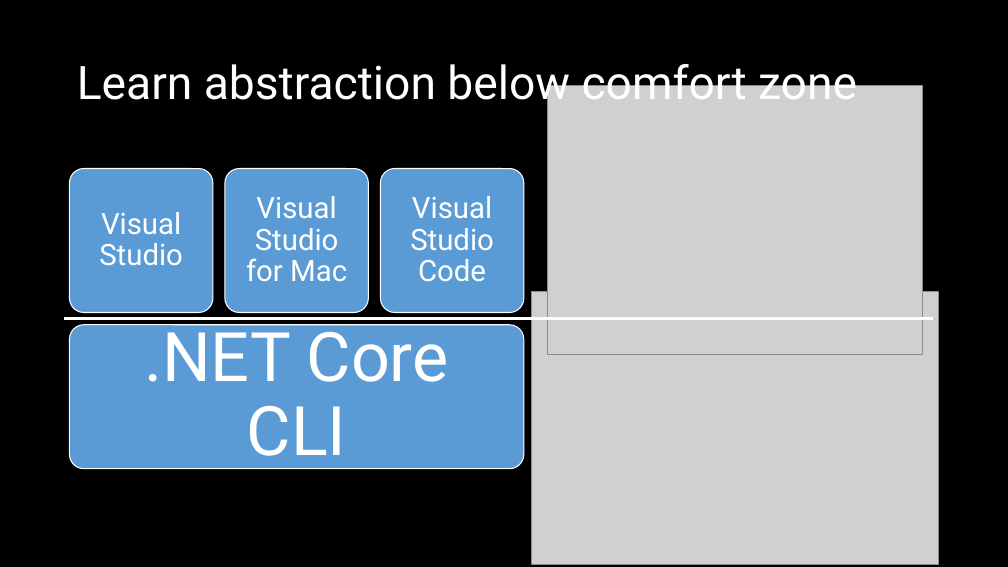
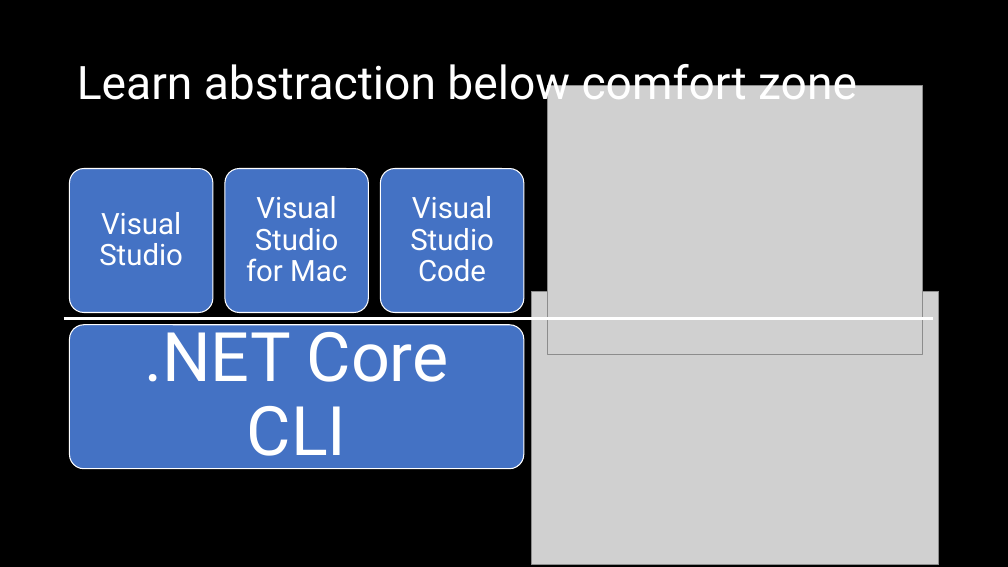
Before and after one commit to scottaddie/slide-decks, a slide deck: slide 4 of Tour de .NET Core CLI.pptx. Drawn at 1008x567 pixels with LibreOffice and Linux fonts; fonts in the diff are those of the drawing; grey boxes stand for pictures. Boxes give left, top, right and bottom in pixels: in the first picture for what was removed or moved away, otherwise in the second. Text is boxed around its words. In the diff, an @@ line names an element or a change of style, - is before the commit and + after.

```diff
--- a/Tour de .NET Core CLI.pptx
+++ b/Tour de .NET Core CLI.pptx
@@ fill #5B9BD5 to #4472C4 in 4 elements at [70, 325, 524, 469], [70, 169, 213, 312], [225, 169, 369, 312], [380, 169, 524, 312] @@
```
Also in this commit, not shown: 2 other slides changed.
